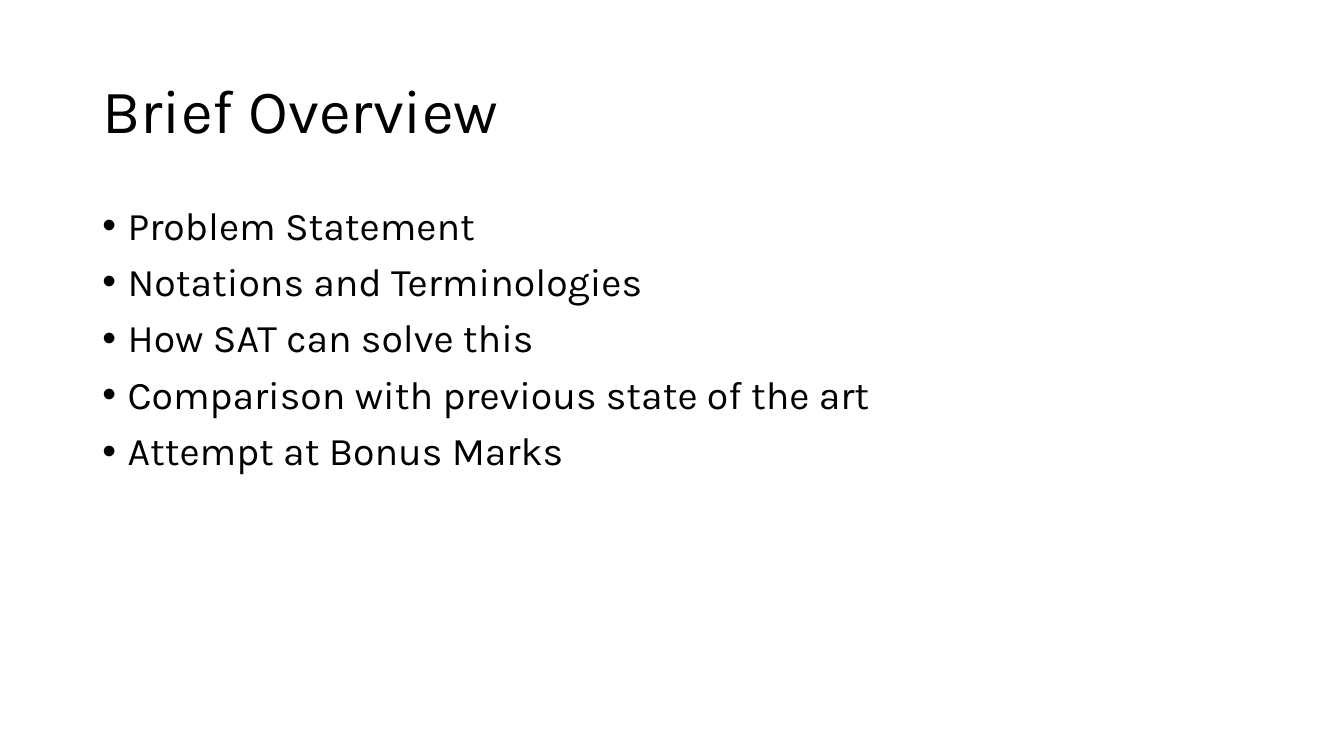
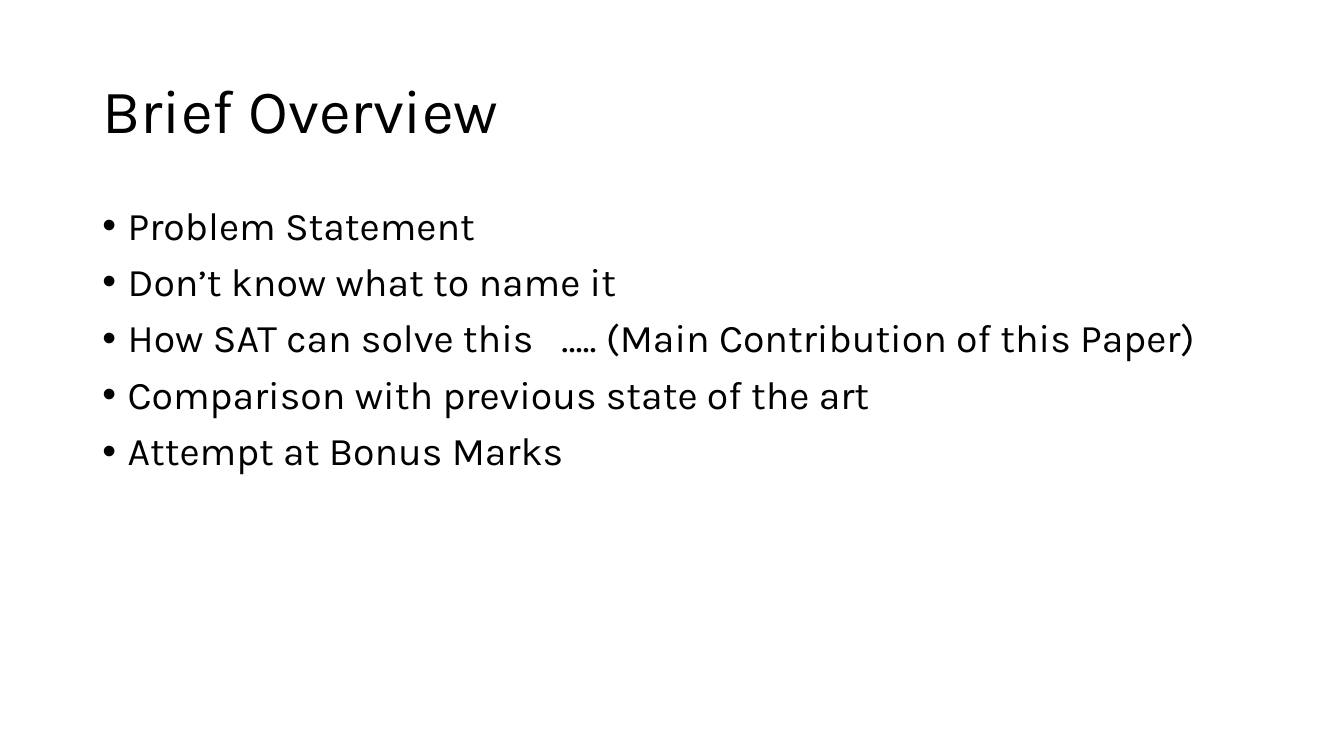
Before and after one commit to 33arsenic75/COL876-SAT-Solvers-and-Automated-Reasoning, a slide deck: slide 2 of COL876.pptx. Drawn at 1344x756 pixels with LibreOffice and Linux fonts; fonts in the diff are those of the drawing. Boxes give left, top, right and bottom in pixels: in the first picture for what was removed or moved away, otherwise in the second. Text is boxed around its words. In the diff, an @@ line names an element or a change of style, - is before the commit and + after.

```diff
--- a/COL876.pptx
+++ b/COL876.pptx
@@ text at (x1=128, y1=269, x2=1194, y2=362): text changed @@
-• Notations and Terminologies
-• How SAT can solve this
+• Don’t know what to name it
+• How SAT can solve this ….. (Main Contribution of this Paper)
```
Also in this commit, not shown: 2 slides added, 2 slides removed, 1 other file.
